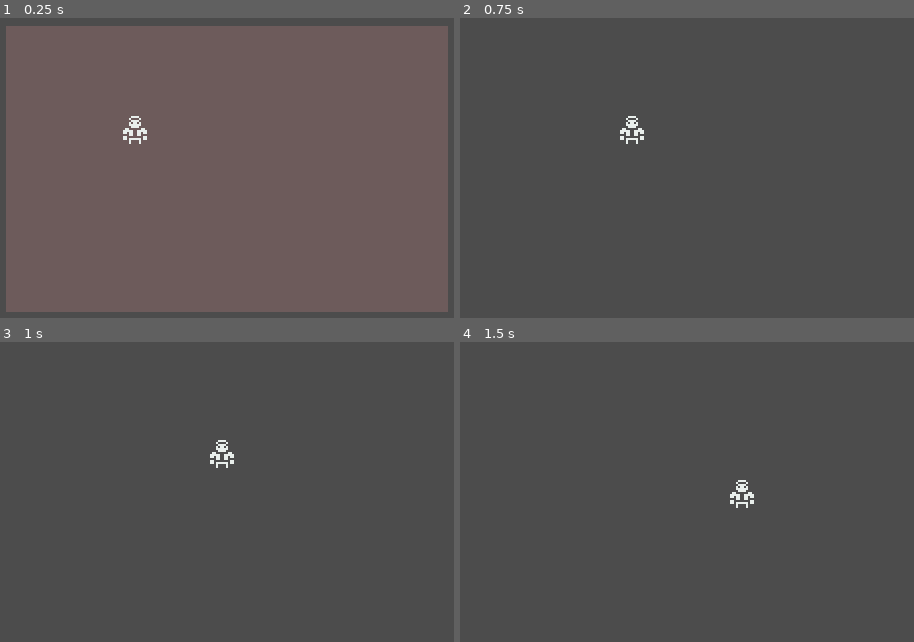
Above: before the commit, frames 1-4 (two rows, left to right).
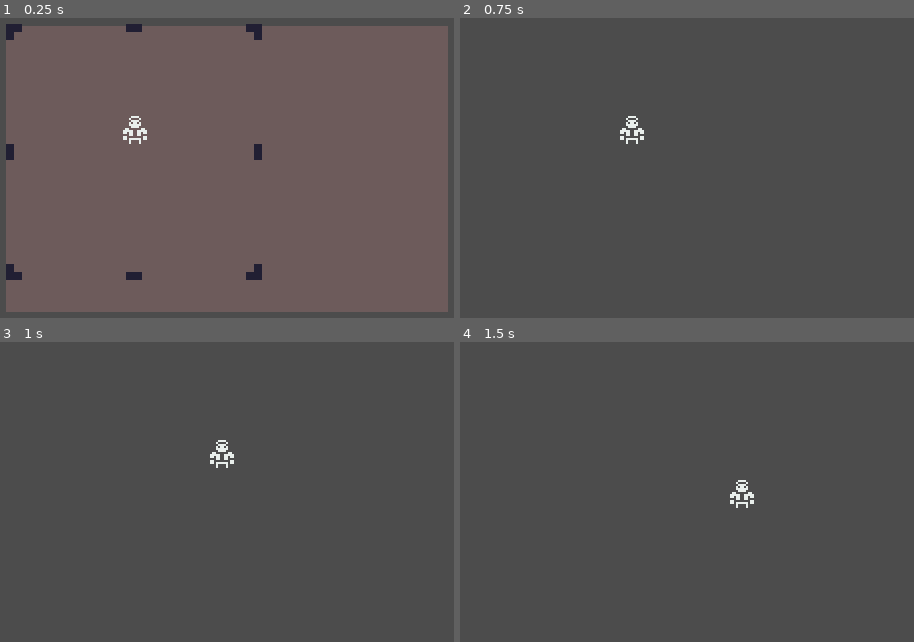
Above: after the commit, the same moments.

Repository: discolingua/godot-inventory-panel
Game: Godot game, scene res://Scenes/GameWorld.tscn
Same seed, same stepped clock (60 frames per second), same inputs: the game is played once before the commit and once after it.
Inputs:
- Up to frame 1 (0.25 s): no input
- Up to frame 2 (0.75 s): tap Enter (ui_accept) at 0.5 s; hold Right (ui_right) from 0.53 s (still down)
- Up to frame 3 (1 s): keep holding Right (ui_right); tap Enter (ui_accept) at 0.77 s
- Up to frame 4 (1.5 s): release Right (ui_right) at 1.28 s; hold Down (ui_down) from 1.28 s (still down)

The runs differ from the first frame. In frame 1, 0.9% of the frame differs, in the area x 1-58%, y 2-88%; in frame 2, nothing differs; in frame 3, nothing differs; in frame 4, nothing differs.

Commit message:
grid dots

Diff:
--- a/Scenes/GUI.tscn
+++ b/Scenes/GUI.tscn
@@ -1,4 +1,6 @@
-[gd_scene format=2]
+[gd_scene load_steps=2 format=2]
+
+[ext_resource path="res://Images/32x-bk-grid.png" type="Texture" id=1]
 
 [node name="GUI" type="Control"]
 margin_left = 49.0
@@ -18,3 +20,9 @@
 __meta__ = {
 "_edit_use_anchors_": false
 }
+
+[node name="Sprite" type="Sprite" parent="."]
+position = Vector2( 0, -1.00001 )
+scale = Vector2( 4, 4 )
+texture = ExtResource( 1 )
+centered = false
--- a/Scripts/Player.gd
+++ b/Scripts/Player.gd
@@ -1,6 +1,5 @@
 class_name Player
 extends KinematicBody2D
-# the main player character and tool spawner
 
 # initialize state machine
 enum STATES {IDLE, WALKING}
@@ -32,10 +31,7 @@
 	_i.y = Input.get_action_strength("ui_down") - Input.get_action_strength("ui_up")
 
 	# normalize vector fixes fast/distorted diagonals
-	_i = _i.normalized()
-	print (_i.x)
-	print (_i.y)
-	return _i
+	return _i.normalized()
 
 
 func walking(delta) -> void:
Not shown, changed: .mono/metadata/ide_messaging_meta.txt
Binary file added: Images/32x-bk-grid.png
Not shown, added: Images/32x-bk-grid.png.import
